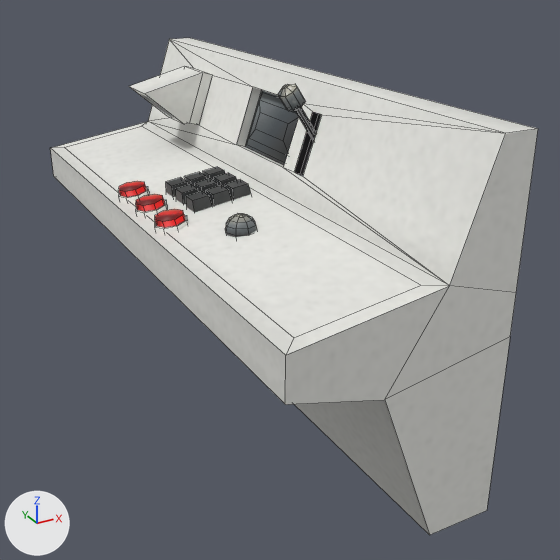
A saved change to the FBX model Assets/Meshes/SM_Desk.fbx.
Both versions are drawn from a 50 mm camera at (-1.49, -3.1, 2.02) aimed at (0.05, -0.3, 0.62). The lights are fixed; the arrows at lower left show +X, +Y and +Z. The picture after the commit comes second. Mesh edges are drawn as thin lines. Where no turn or scale is listed for an object, it has been applied to the vertices. Vertices at exactly the same position are counted once.

Script lines for the objects in view, before the commit:
```python
me_cube_008 = bpy.data.meshes.new('Cube.008')
me_cube_008.from_pydata(...)  # 319 vertices, 281 faces; spans x -0.53..0.37, y -1.39..1.39, z 0.0..1.5
me_cube_008.materials.append(mat_material)  # picture img_t_desk_png
ob_desk = bpy.data.objects.new('Desk', me_cube_008)
ob_desk.location = (0.0, 0.0, 0.0)
```
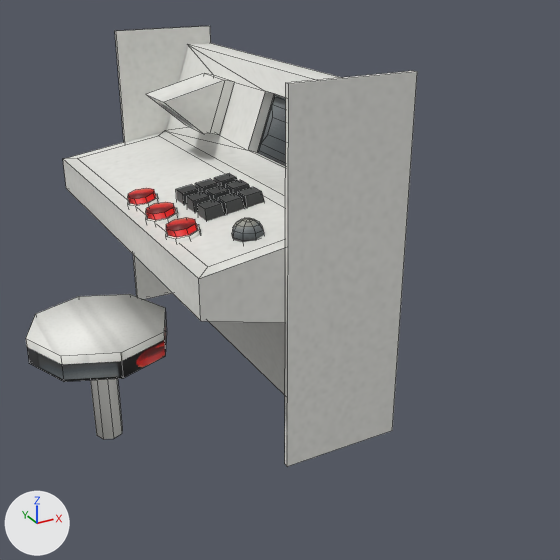
What the commit changed:
me_cube_008 is used by ob_desk; location (0.0, 0.0, 0.0).
me_cube_008 had 319 vertices, 281 faces and spanned x -0.53..0.37, y -1.39..1.39, z 0.0..1.5.
me_cube_008 now has 367 vertices, 319 faces and spans x -1.05..0.37, y -0.78..1.11, z -0.02..1.58.
me_cube_008 part 1: the loose piece of 20 vertices spanning x -0.3..-0.01, y 0.06..0.16, z 0.92..1.05 is moved by (0.0, -0.37, 0.0).
me_cube_008 part 2: the loose piece of 58 vertices spanning x -0.3..-0.16, y -0.56..-0.43, z 0.91..1.04 is moved by (0.0, -0.06, 0.0).
me_cube_008 part 3: the loose piece of 41 vertices spanning x 0.02..0.26, y -0.4..-0.32, z 1.16..1.5 is moved by (0.0, -0.13, 0.0).
me_cube_008 part 4: a new loose piece, a box spanning x -0.177..0.367, y -0.776..-0.754, z 0.0..1.578, in mat_material (picture img_t_desk_png).
me_cube_008 part 5: a new loose piece, a box spanning x -0.177..0.367, y 1.089..1.11, z 0.0..1.578, in mat_material (picture img_t_desk_png).
me_cube_008 part 6: the loose piece of 64 vertices spanning x -0.53..0.37, y -1.39..1.39, z 0.0..1.49 is rebuilt with 64 vertices and now spans x -0.53..0.37, y -0.76..1.11, z 0.0..1.49.
me_cube_008 part 7: a new loose piece of 32 vertices spanning x -1.05..-0.44, y -0.45..0.16, z -0.02..0.53, in mat_material (picture img_t_desk_png).
Part 8, on me_cube_008:
102 vertices are removed from x -0.49..-0.01, y -0.3..0.32, z 0.92..1.05.
99 faces are deleted.
70 vertices are added at x -0.49..-0.35, y -0.42..0.19, z 0.92..1.0.
12 new vertices lie (0.0, -0.08, 0.0) away from vertices in x -0.3..-0.04, y -0.1..0.02, z 1.01..1.05.
8 new vertices lie (0.0, -0.1, 0.0) away from vertices in x -0.29..-0.01, y -0.09..0.03, z 0.92..0.96.
7 new vertices lie (-0.05, -0.02, -0.01) away from vertices in x -0.42..-0.37, y -0.29..0.18, z 0.94..0.97.
5 new vertices lie (0.04, -0.02, 0.01) away from vertices in x -0.47..-0.42, y -0.29..0.18, z 0.96..0.98.
99 new faces join them.

What differs and where, as boxes (x1, y1, x2, y2) in the pictures (560 x 560 px; the box of a moved part takes in the faces that stretch with it):
'Desk', reshaped (20% narrower, 11% shorter): before (50, 38, 538, 535); after (26, 26, 417, 467)
part 1 of me_cube_008, moved or reshaped: before (166, 167, 225, 197); after (198, 187, 265, 221)
part 2 of me_cube_008, moved or reshaped: before (225, 213, 257, 237); after (232, 218, 264, 242)
part 3 of me_cube_008, moved or reshaped (not visible afterwards): before (278, 84, 316, 141)
part 4 of me_cube_008, added: after (285, 71, 417, 467)
part 5 of me_cube_008, added: after (115, 26, 211, 299)
part 6 of me_cube_008, rebuilt: before (50, 38, 538, 535); after (63, 43, 341, 395)
part 7 of me_cube_008, added: after (26, 294, 167, 439)
part 8 of me_cube_008, moved or reshaped: before (119, 173, 251, 232); after (128, 173, 250, 242)
